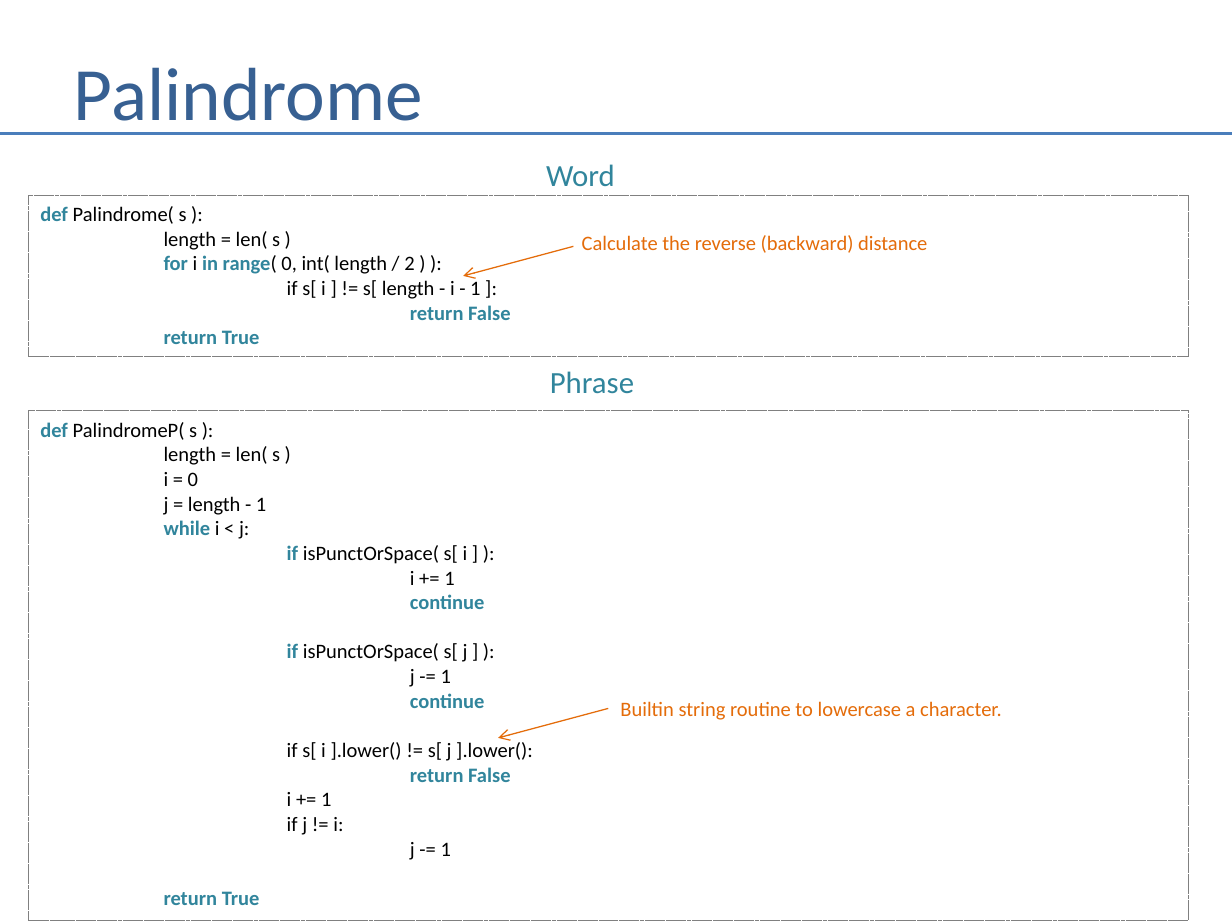
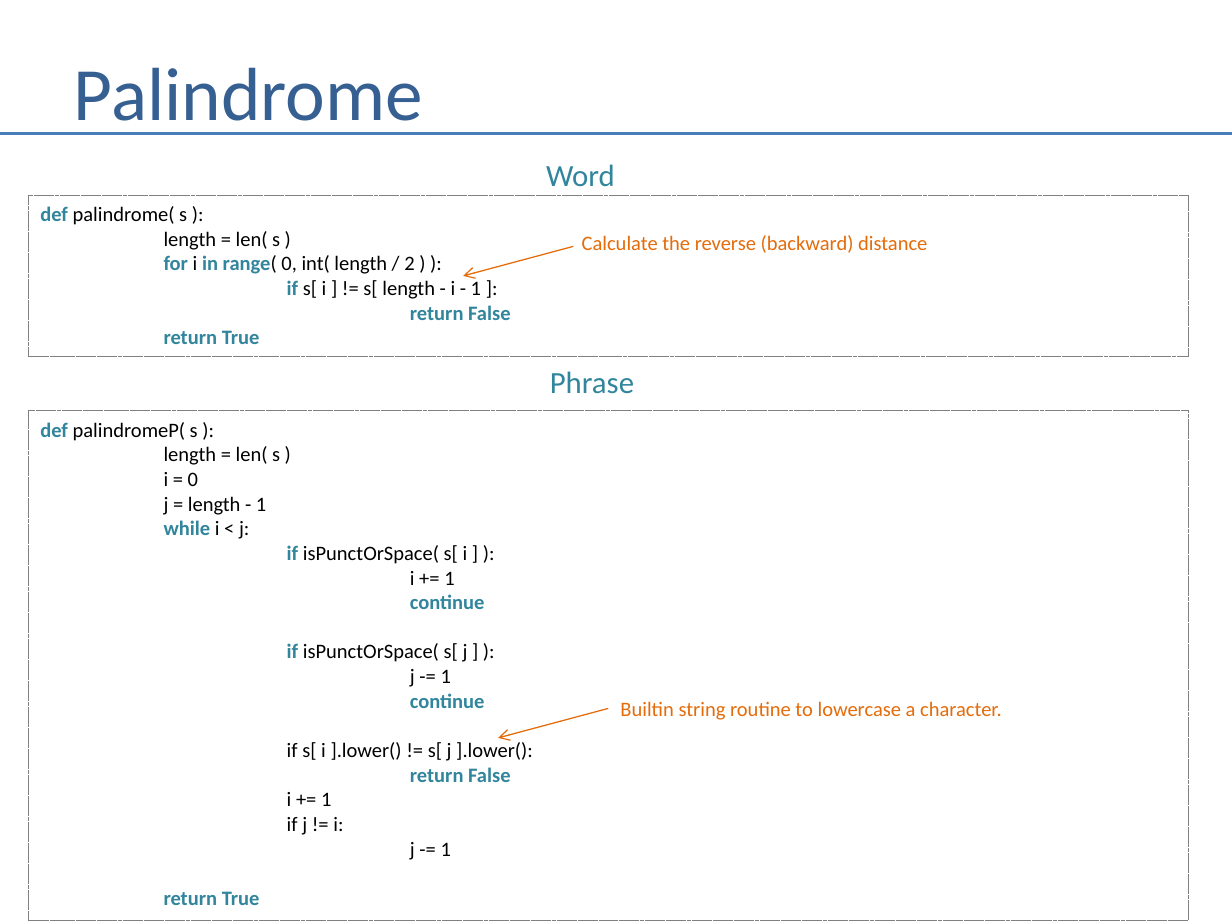
Before and after one commit to andrewferlitsch/Portland-Data-Science-Group, a slide deck: slide 96 of Presentations/Whiteboarding.pptx. Drawn at 1232x924 pixels with LibreOffice and Linux fonts; fonts in the diff are those of the drawing. Boxes give left, top, right and bottom in pixels: in the first picture for what was removed or moved away, otherwise in the second. Text is boxed around its words. In the diff, an @@ line names an element or a change of style, - is before the commit and + after.

```diff
--- a/Presentations/Whiteboarding.pptx
+++ b/Presentations/Whiteboarding.pptx
@@ text in rectangle at <box>40,206,187,225</box>: text changed @@
-def Palindrome( s ):
+def palindrome( s ):
@@ text in rectangle at <box>287,278,481,299</box>: text colour #000000 to #31859C, bold on in "if" @@
@@ text in rectangle at <box>40,422,198,441</box>: text changed @@
-def PalindromeP( s ):
+def palindromeP( s ):
```
Also in this commit, not shown: 1 other slide changed, 1 slide removed.
